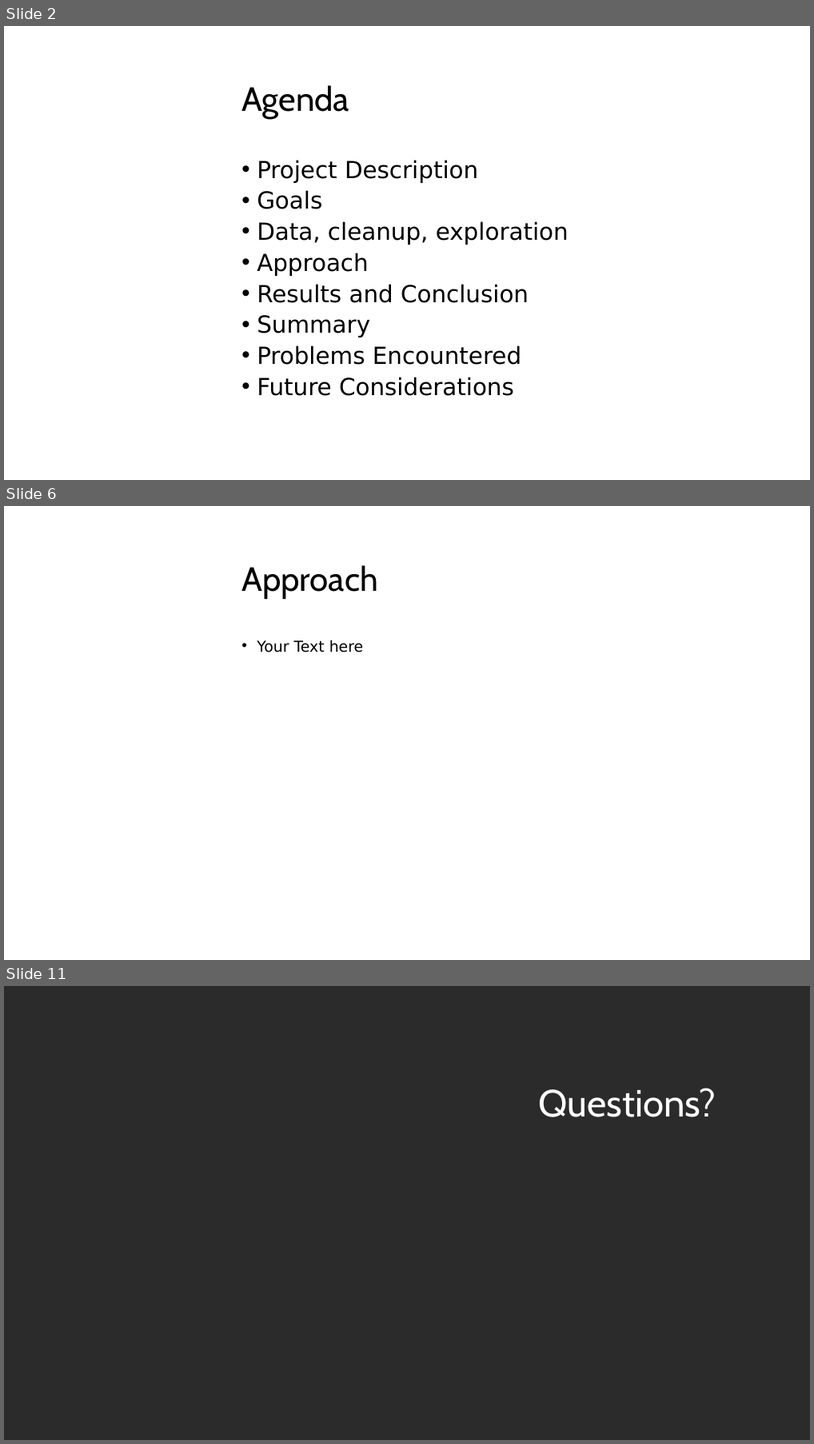
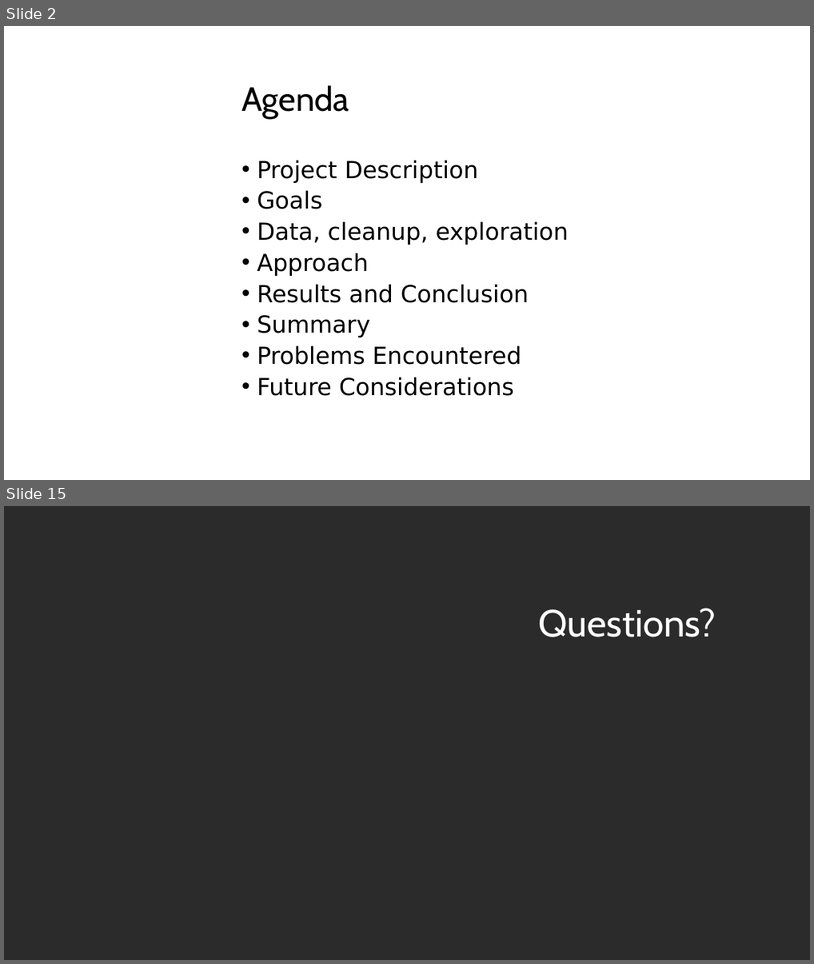
Before and after one commit to brian-campbell/ai-bootcamp-project-3, a slide deck: MovieChatBot.pptx. Shown one above the other, each under a label of ours: slides 2, 6 and 11 before the commit, slides 2 and 15 after it; the slides between them are not shown. The pictures are 814x1444 and 814x964 pixels, drawn with LibreOffice and Linux fonts; fonts in the diff are those of the drawing; background and template pictures are left out; a plain dark background stands for a picture behind light text. Boxes give left, top, right and bottom in pixels: in the first picture for what was removed or moved away, otherwise in the second. Text is boxed around its words. In the diff, an @@ line names an element or a change of style, - is before the commit and + after.

```diff
--- a/MovieChatBot.pptx
+++ b/MovieChatBot.pptx
@@ slide 6 removed at (4, 506, 810, 960), background picture (left out) @@
@@ title removed at (242, 565, 378, 599) @@
-Approach
@@ text removed at (257, 640, 364, 652) @@
-• Your Text here
@@ what was slide 11 is now slide 15 @@
```
Also in this commit, not shown: 4 slides changed, 8 slides added, 3 other slides removed.
